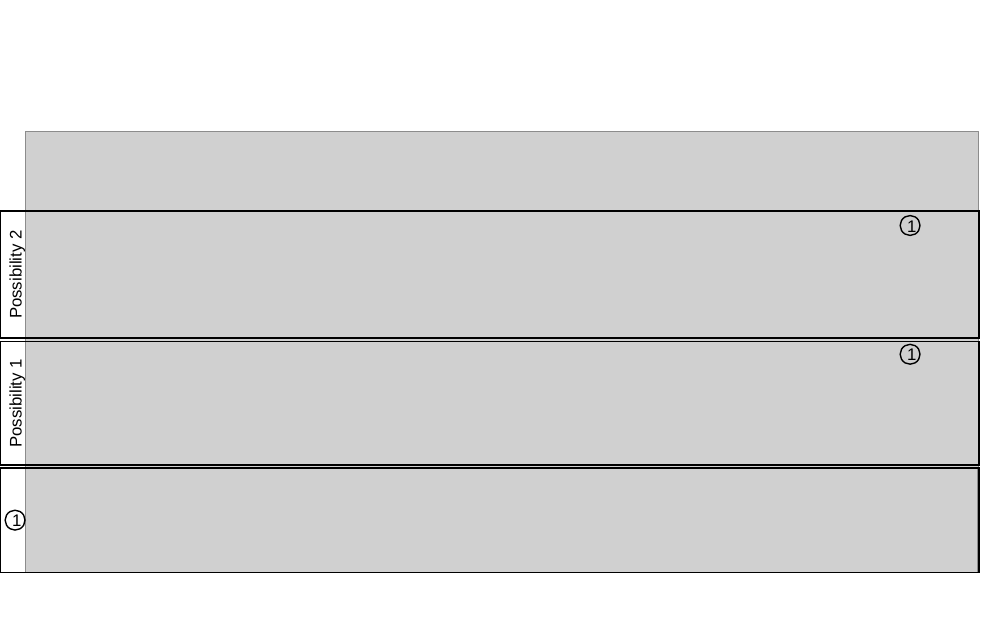
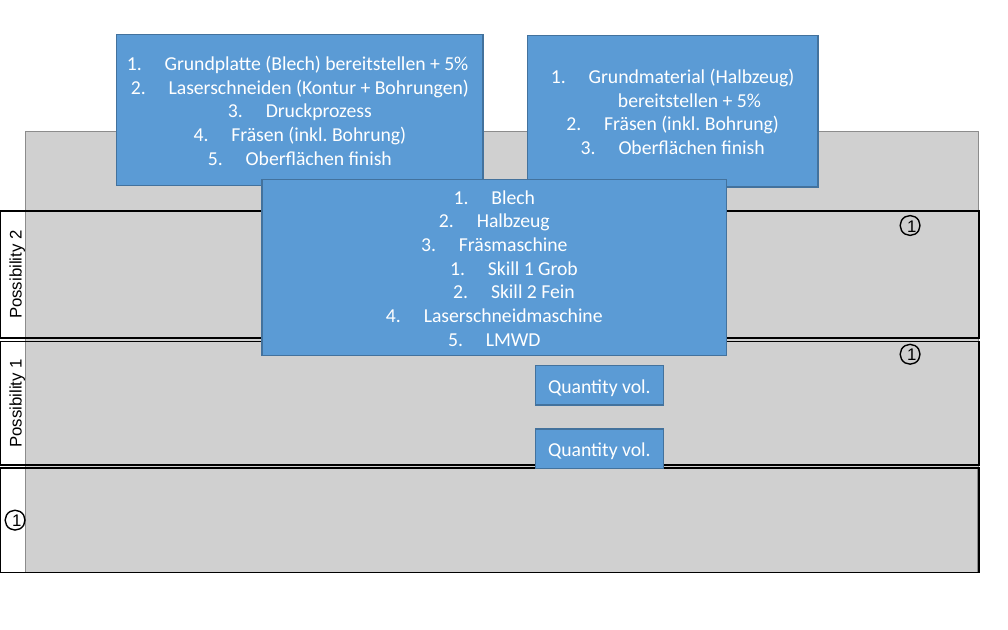
Before and after one commit to iswunistuttgart/plafosus, a slide deck: slide 9 of docs/docu_v1.pptx. Drawn at 1008x630 pixels with LibreOffice and Linux fonts; fonts in the diff are those of the drawing; grey boxes stand for pictures. Boxes give left, top, right and bottom in pixels: in the first picture for what was removed or moved away, otherwise in the second. Text is boxed around its words. In the diff, an @@ line names an element or a change of style, - is before the commit and + after.

```diff
--- a/docs/docu_v1.pptx
+++ b/docs/docu_v1.pptx
@@ rectangle added at [117, 34, 483, 185], fill #5B9BD5, outline #43739E 1 pt, 14 pt, text #FFFFFF @@
+1. Grundplatte (Blech) bereitstellen + 5%
+2. Laserschneiden (Kontur + Bohrungen)
+3. Druckprozess
+4. Fräsen (inkl. Bohrung)
+5. Oberflächen finish
@@ rectangle added at [527, 35, 817, 186], fill #5B9BD5, outline #43739E 1 pt, 14 pt, text #FFFFFF @@
+1. Grundmaterial (Halbzeug) bereitstellen + 5%
+2. Fräsen (inkl. Bohrung)
+3. Oberflächen finish
@@ rectangle added at [262, 179, 727, 356], fill #5B9BD5, outline #43739E 1 pt, 14 pt, text #FFFFFF @@
+1. Blech
+2. Halbzeug
+3. Fräsmaschine
+  1. Skill 1 Grob
+  2. Skill 2 Fein
+4. Laserschneidmaschine
+5. LMWD
@@ rectangle added at [535, 366, 663, 405], fill #5B9BD5, outline #43739E 1 pt, 14 pt, text #FFFFFF @@
+Quantity vol.
@@ rectangle added at [535, 429, 663, 469], fill #5B9BD5, outline #43739E 1 pt, 14 pt, text #FFFFFF @@
+Quantity vol.
```
Also in this commit, not shown: 1 other slide changed.
